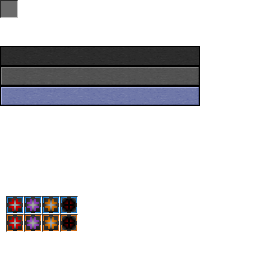
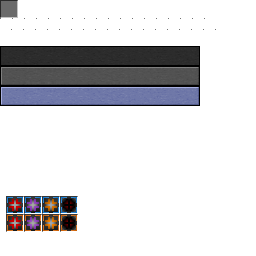
The second 256x256 image is a revision of the first. Changes to its layers:
added layer "Pasted Layer" (55%) above "widgets.png" over 0, 18, 216, 30
